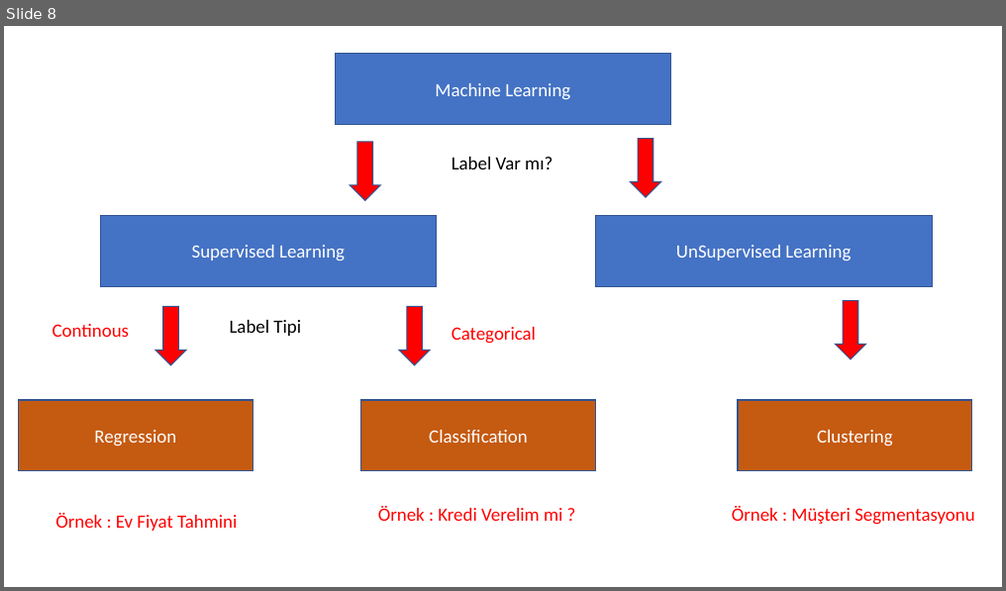
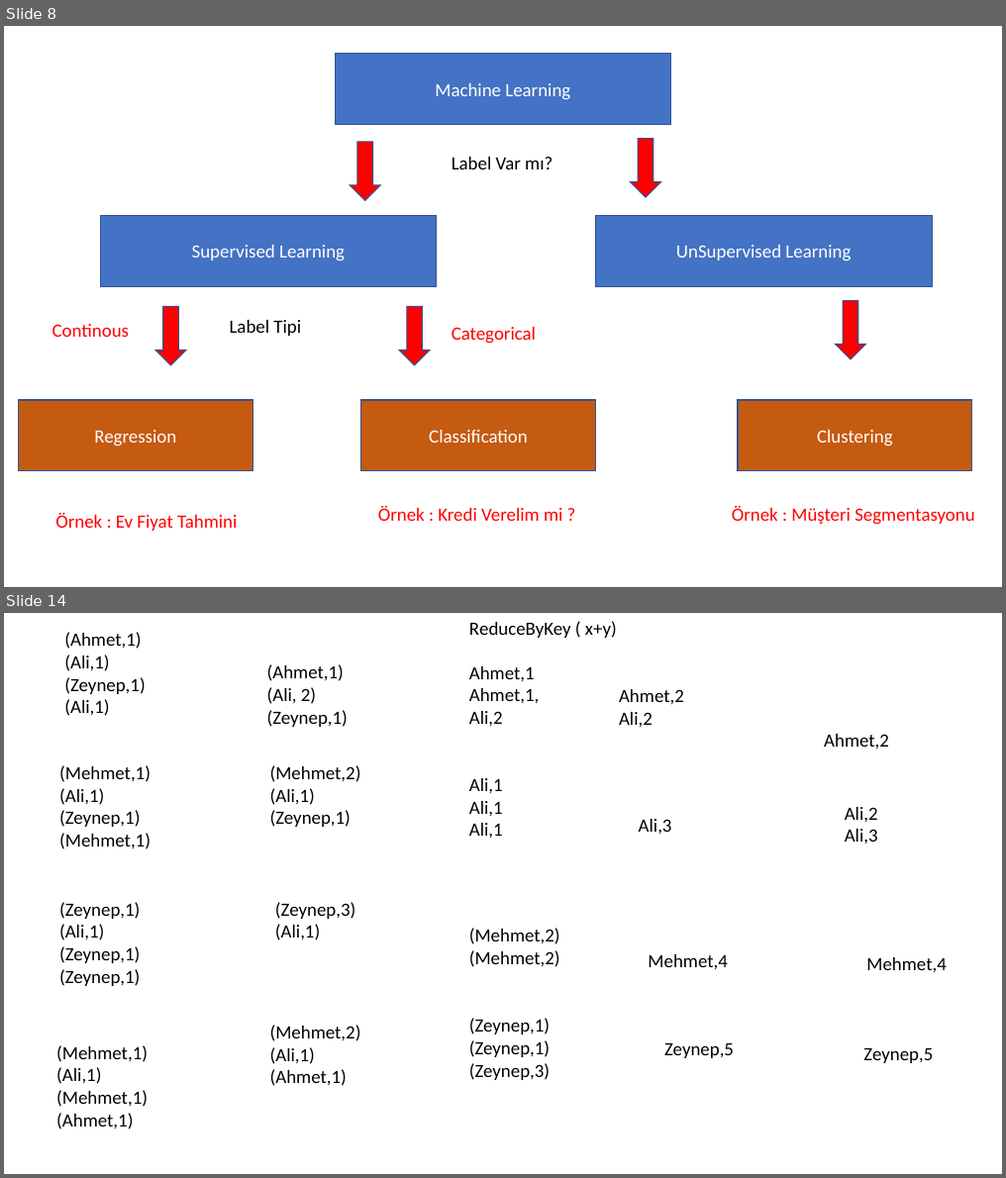
Before and after one commit to busranurorhan/vodafone-bigdata, a slide deck: slides/SparkML.pptx. Shown one above the other, each under a label of ours: slide 8 before the commit, slides 8 and 14 after it; the slides between them are not shown. The pictures are 1006x591 and 1006x1178 pixels, drawn with LibreOffice and Linux fonts; fonts in the diff are those of the drawing. Boxes give left, top, right and bottom in pixels: in the first picture for what was removed or moved away, otherwise in the second. Text is boxed around its words. In the diff, an @@ line names an element or a change of style, - is before the commit and + after.

```diff
--- a/slides/SparkML.pptx
+++ b/slides/SparkML.pptx
@@ slide 14 added at box(4, 613, 1002, 1174), background #FFFFFF @@
@@ text added at box(64, 632, 145, 716), 18 pt, text #000000 @@
+(Ahmet,1)
+(Ali,1)
+(Zeynep,1)
+(Ali,1)
@@ text added at box(469, 621, 617, 638), 18 pt, text #000000 @@
+ReduceByKey ( x+y)
@@ text added at box(267, 664, 348, 727), 18 pt, text #000000 @@
+(Ahmet,1)
+(Ali, 2)
+(Zeynep,1)
@@ text added at box(469, 666, 539, 838), 18 pt, text #000000 @@
+Ahmet,1
+Ahmet,1,
+Ali,2
+Ali,1
+Ali,1
+Ali,1
@@ text added at box(619, 689, 684, 728), 18 pt, text #000000 @@
+Ahmet,2
+Ali,2
@@ text added at box(824, 734, 889, 750), 18 pt, text #000000 @@
+Ahmet,2
@@ text added at box(59, 765, 151, 850), 18 pt, text #000000 @@
+(Mehmet,1)
+(Ali,1)
+(Zeynep,1)
+(Mehmet,1)
@@ text added at box(270, 765, 361, 827), 18 pt, text #000000 @@
+(Mehmet,2)
+(Ali,1)
+(Zeynep,1)
@@ text added at box(639, 819, 672, 834), 18 pt, text #000000 @@
+Ali,3
@@ text added at box(845, 807, 878, 844), 18 pt, text #000000 @@
+Ali,2
+Ali,3
@@ text added at box(59, 902, 140, 986), 18 pt, text #000000 @@
+(Zeynep,1)
+(Ali,1)
+(Zeynep,1)
+(Zeynep,1)
@@ text added at box(275, 902, 355, 941), 18 pt, text #000000 @@
+(Zeynep,3)
+(Ali,1)
@@ text added at box(469, 928, 560, 1080), 18 pt, text #000000 @@
+(Mehmet,2)
+(Mehmet,2)
+(Zeynep,1)
+(Zeynep,1)
+(Zeynep,3)
@@ text added at box(648, 955, 727, 970), 18 pt, text #000000 @@
+Mehmet,4
@@ text added at box(866, 958, 945, 973), 18 pt, text #000000 @@
+Mehmet,4
@@ text added at box(270, 1025, 361, 1086), 18 pt, text #000000 @@
+(Mehmet,2)
+(Ali,1)
+(Ahmet,1)
@@ text added at box(56, 1046, 148, 1130), 18 pt, text #000000 @@
+(Mehmet,1)
+(Ali,1)
+(Mehmet,1)
+(Ahmet,1)
@@ text added at box(664, 1044, 734, 1059), 18 pt, text #000000 @@
+Zeynep,5
@@ text added at box(863, 1049, 933, 1063), 18 pt, text #000000 @@
+Zeynep,5
```
Also in this commit, not shown: 8 other slides added.
